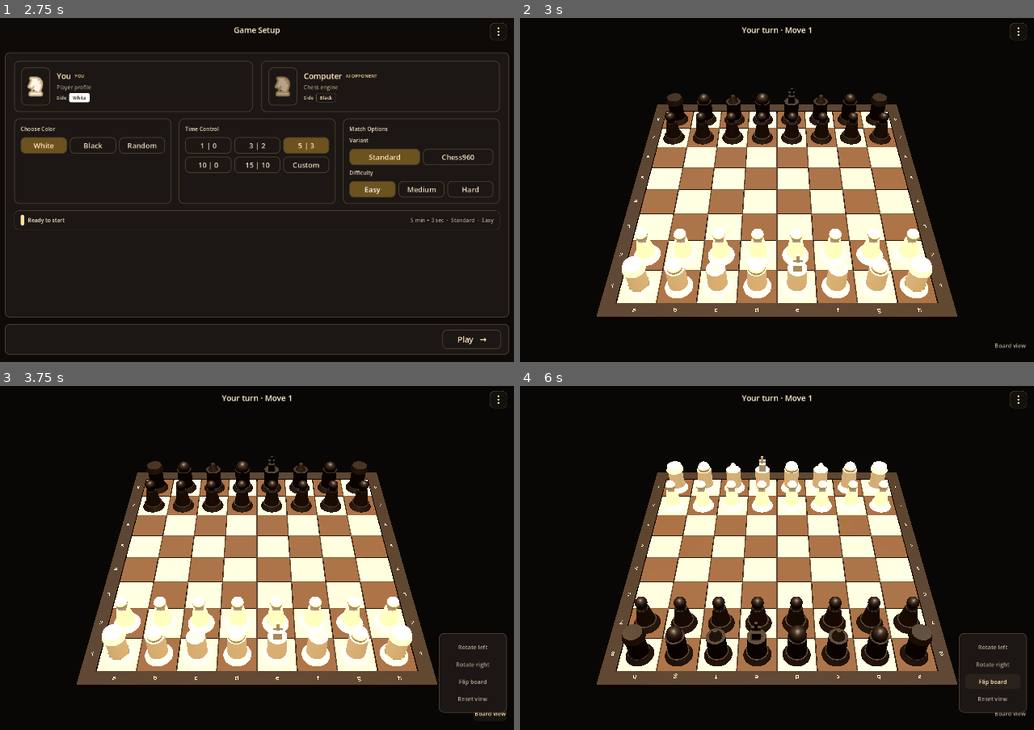
Above: before the commit, frames 1-4 (two rows, left to right).
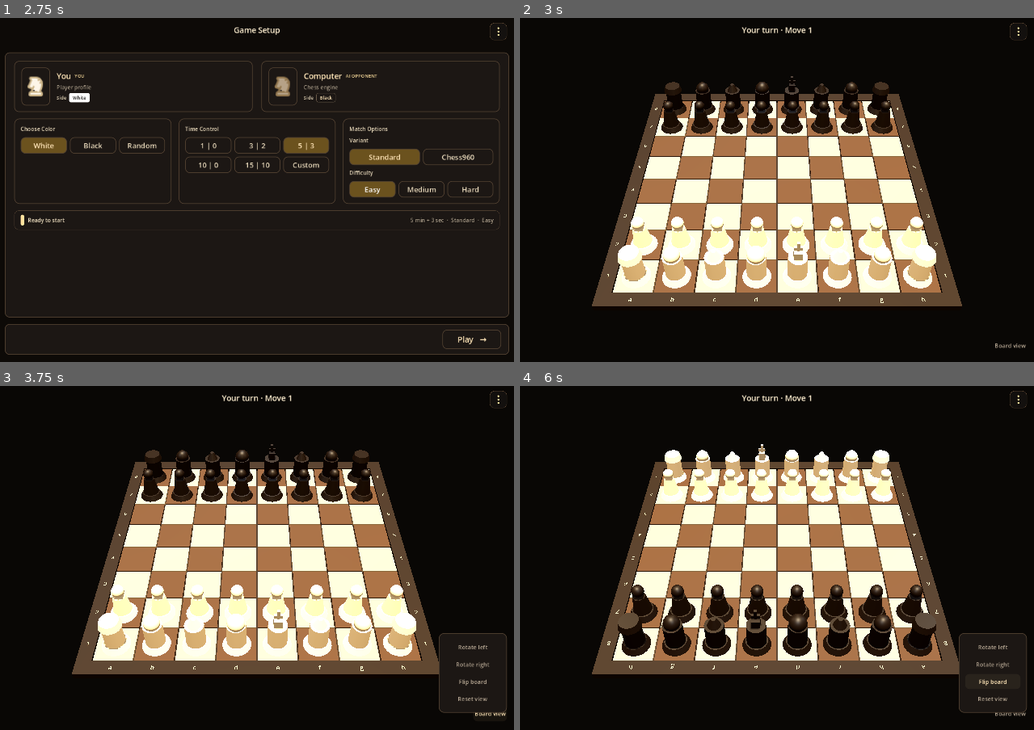
Above: after the commit, the same moments.

Repository: shedrackgodstime/chess-relay
Game: Godot game, scene res://src/ui/app/app_root.tscn
Same seed, same stepped clock (60 frames per second), same inputs: the game is played once before the commit and once after it.
Inputs:
- Up to frame 1 (2.75 s): click "Vs computer" at 0.5 s; click "Easy" at 1.25 s; click "Easy" at 2 s
- Up to frame 2 (3 s): click "Play →" at 2.75 s
- Up to frame 3 (3.75 s): click "Board view" at 3.5 s
- Up to frame 4 (6 s): click "Rotate left" at 4.25 s; click "Rotate right" at 5 s; click "Flip board" at 5.75 s

Frame 1 is identical in both runs. In frame 2, 26% of the frame differs, in the area x 13-87%, y 16-87%; in frame 3, 26%; in frame 4, 26%, in the area x 13-86%, y 16-87%.

Commit message:
checkpoint

Diff:
--- a/godot/src/ui/screens/game/game_screen.gd
+++ b/godot/src/ui/screens/game/game_screen.gd
@@ -11,6 +11,7 @@
 @onready var _camera: Camera3D = %Camera
 @onready var _board_view_button: Button = %BoardViewButton
 
+const CAMERA_TARGET := Vector3(0.0, -0.45, 0.0)
 var _camera_scale := 1.0
 
 
@@ -18,6 +19,7 @@
 	_header.menu_requested.connect(_open_game_menu)
 	_board_view_button.pressed.connect(_toggle_board_view_menu)
 	_board.square_pressed.connect(_on_square_pressed)
+	_camera.target = CAMERA_TARGET
 	_update_camera_framing()
 	_build_demo_position()
 
--- a/godot/src/ui/screens/game/game_screen.tscn
+++ b/godot/src/ui/screens/game/game_screen.tscn
@@ -60,6 +60,7 @@
 
 [node name="Camera" type="Camera3D" parent="World"]
 unique_name_in_owner = true
+target = Vector3(0, -0.45, 0)
 position = Vector3(0, 10.8, 10.8)
 rotation_degrees = Vector3(-43, 0, 0)
 current = true
--- a/godot/tests/ui_smoke_test.gd
+++ b/godot/tests/ui_smoke_test.gd
@@ -192,6 +192,8 @@
 	var key_light := game.get_node("World/KeyLight") as DirectionalLight3D
 	_check(is_equal_approx(key_light.rotation_degrees.x, -90.0),
 		"game key light is directly above the board")
+	_check(is_equal_approx(game._camera.target.y, -0.45),
+		"game camera centers the board in the usable screen area")
 	_check(game.get_node("World/OpponentFillLight") is OmniLight3D,
 		"game has an opponent-side fill light")
 	_check(game.get_node("World/PlayerFillLight") is OmniLight3D,
